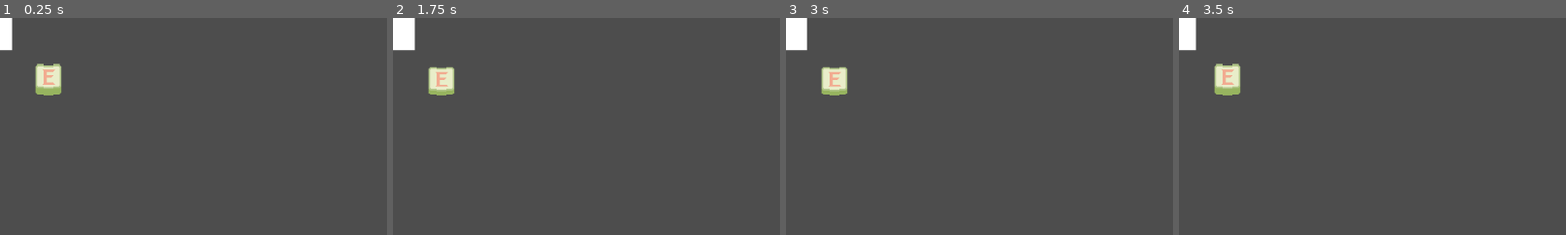
Above: before the commit, frames 1-4 (left to right).
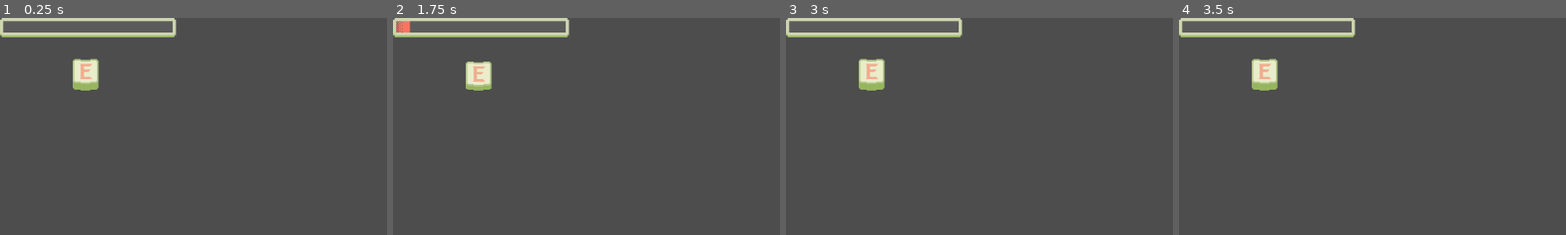
Above: after the commit, the same moments.

Repository: yjin910517/godot-puzzle-modules
Game: Godot game, scene res://Scenes/SmashKeyUI.tscn
Same seed, same stepped clock (60 frames per second), same inputs: the game is played once before the commit and once after it. The project has no main scene, so this scene is started directly.
Inputs:
- Up to frame 1 (0.25 s): no input
- Up to frame 2 (1.75 s): tap Enter at 0.5 s; hold Q (timed_press, bound only after the commit) 0.53-1.28 s; tap E (stir_smash) at 0.6, 1.55 s; tap Space (hold_space) at 1.25 s; tap Q (timed_press, bound only after the commit) at 1.35 s
- Up to frame 3 (3 s): tap Enter at 2 s; hold Space (hold_space) 2.03-2.78 s; tap Q (timed_press, bound only after the commit) at 2.3 s; tap E (stir_smash) at 2.85 s
- Up to frame 4 (3.5 s): no input
The pictures show only the part of the screen within x 0-50%, y 0-50%; the shares and areas given below are measured in that part.

The runs differ from the first frame. In frame 1, 4.2% of the frame differs, in the area x 0-46%, y 0-36%; in frame 2, 4.3%; in frame 3, 4.3%; in frame 4, 4.3%.

Commit message:
a countdown key module with progress node, improved bars

Diff:
--- a/egg_cooker/Scenes/CookingStove.tscn
+++ b/egg_cooker/Scenes/CookingStove.tscn
@@ -35,6 +35,7 @@
 grow_vertical = 2
 
 [node name="FryingPan" type="TextureRect" parent="."]
+layout_mode = 0
 offset_left = 95.0
 offset_top = 86.0
 offset_right = 203.0
--- /dev/null
+++ b/egg_cooker/Scenes/CountdownKeyUI.tscn
@@ -0,0 +1,26 @@
+[gd_scene load_steps=4 format=3 uid="uid://dcv8i0g8sh8q"]
+
+[ext_resource type="Script" path="res://Scripts/countdown_key_ui.gd" id="1_gjr5h"]
+[ext_resource type="Texture2D" uid="uid://cc3kkcka8msfx" path="res://Arts/countdown_key_over.png" id="2_ddqe1"]
+[ext_resource type="Texture2D" uid="uid://bjrbhflc2vi8x" path="res://Arts/countdown_key_progress.png" id="3_0pxbv"]
+
+[node name="TimedPressUI" type="Control"]
+layout_mode = 3
+anchors_preset = 15
+anchor_right = 1.0
+anchor_bottom = 1.0
+offset_right = -896.0
+offset_bottom = -476.0
+grow_horizontal = 2
+grow_vertical = 2
+script = ExtResource("1_gjr5h")
+
+[node name="Countdown" type="TextureProgressBar" parent="."]
+layout_mode = 0
+offset_right = 64.0
+offset_bottom = 64.0
+value = 100.0
+fill_mode = 4
+texture_over = ExtResource("2_ddqe1")
+texture_progress = ExtResource("3_0pxbv")
+tint_progress = Color(1, 1, 1, 0.670588)
--- a/egg_cooker/Scenes/SmashKeyUI.tscn
+++ b/egg_cooker/Scenes/SmashKeyUI.tscn
@@ -1,8 +1,10 @@
-[gd_scene load_steps=5 format=3 uid="uid://duri8wnmex1p5"]
+[gd_scene load_steps=7 format=3 uid="uid://duri8wnmex1p5"]
 
 [ext_resource type="Script" path="res://Scripts/smash_key_ui.gd" id="1_pw0i3"]
 [ext_resource type="Texture2D" uid="uid://dfeb4ofy6w1bt" path="res://Arts/smash_button_icon1.png" id="2_7lil7"]
+[ext_resource type="Texture2D" uid="uid://dkgaf6568thub" path="res://Arts/smash_bar.png" id="2_bu4gp"]
 [ext_resource type="Texture2D" uid="uid://c6lyghjiauaei" path="res://Arts/smash_button_icon2.png" id="3_5dnkf"]
+[ext_resource type="Texture2D" uid="uid://cc0u3f05tl11m" path="res://Arts/smash_bar_progress.png" id="3_qej62"]
 
 [sub_resource type="SpriteFrames" id="SpriteFrames_c8pvr"]
 animations = [{
@@ -26,17 +28,23 @@
 anchors_preset = 15
 anchor_right = 1.0
 anchor_bottom = 1.0
+offset_right = -742.0
+offset_bottom = -449.0
 grow_horizontal = 2
 grow_vertical = 2
 script = ExtResource("1_pw0i3")
 
-[node name="EnergyBar" type="ColorRect" parent="."]
+[node name="EnergyBar" type="TextureProgressBar" parent="."]
 layout_mode = 0
-offset_right = 15.0
-offset_bottom = 40.0
+offset_right = 218.0
+offset_bottom = 25.0
+step = 0.1
+value = 50.0
+texture_under = ExtResource("2_bu4gp")
+texture_progress = ExtResource("3_qej62")
 
 [node name="KeyIcon" type="AnimatedSprite2D" parent="."]
-position = Vector2(60, 77)
+position = Vector2(106, 71)
 sprite_frames = SubResource("SpriteFrames_c8pvr")
 animation = &"smash"
 frame_progress = 0.0336078
--- /dev/null
+++ b/egg_cooker/Scripts/countdown_key_ui.gd
@@ -0,0 +1,44 @@
+extends Control
+
+
+signal success_pressed()
+signal failed_to_press()
+
+
+@onready var timer = $Countdown
+
+const scaler = 10 # To give progress radial smoother change
+
+var countdown_time # Total countdown duration
+var time_left
+
+
+func _ready():
+	countdown_time = 5.0
+	time_left = countdown_time
+
+	timer.max_value = countdown_time * scaler  # Set the max value of the timer
+	timer.value = countdown_time * scaler     # Start the timer fully filled
+	set_process(true)
+
+
+func _process(delta):
+	if Input.is_action_pressed("timed_press"):
+		set_process(false)
+		_on_success_press()
+	elif time_left > 0:
+		time_left -= delta
+		timer.value = time_left * scaler
+	else:
+		set_process(false)  # Stop updating when time is up
+		_on_time_out()       # Handle timeout logic
+
+
+func _on_success_press():
+	print("Success!")
+	emit_signal("success_pressed")
+
+
+func _on_time_out():
+	print("Time's up! Mission failed.")
+	emit_signal("failed_to_press")
--- a/egg_cooker/Scripts/smash_key_ui.gd
+++ b/egg_cooker/Scripts/smash_key_ui.gd
@@ -19,8 +19,11 @@
 	is_reacting = true
 	smash_started = false
 
-	forward_speed = 700
-	backward_speed = 10
+	energy_bar.max_value = max_target
+	energy_bar.value = 0
+
+	forward_speed = 1200
+	backward_speed = 20
 
 
 func _process(delta):
@@ -30,18 +33,20 @@
 			key.play("smash")
 			smash_started = true
 
-			if energy_bar.size.x + forward_speed * delta <= max_target:
-				energy_bar.size.x += forward_speed * delta
+			if energy_bar.value + forward_speed * delta <= max_target:
+				energy_bar.value += forward_speed * delta
 			else:
-				energy_bar.size.x = max_target
+				energy_bar.value = max_target
 				is_reacting = false
 				print("Egg well stirred!")
 
 		# decrease the energy bar at a constant speed
 		if smash_started:
-			if energy_bar.size.x - backward_speed * delta > 0:
-				energy_bar.size.x -= backward_speed * delta
+			print("value", energy_bar.value )
+			print("change", backward_speed * delta)
+			if energy_bar.value - backward_speed * delta > 0:
+				energy_bar.value -= backward_speed * delta
 			else:
-				energy_bar.size.x = 0
+				energy_bar.value = 0
 				is_reacting = false
 				print("Mission failed")
--- a/egg_cooker/project.godot
+++ b/egg_cooker/project.godot
@@ -31,6 +31,11 @@
 "events": [Object(InputEventKey,"resource_local_to_scene":false,"resource_name":"","device":-1,"window_id":0,"alt_press …(192 unchanged characters)…
 ]
 }
+timed_press={
+"deadzone": 0.5,
+"events": [Object(InputEventKey,"resource_local_to_scene":false,"resource_name":"","device":-1,"window_id":0,"alt_pressed":false,"shift_pressed":false,"ctrl_pressed":false,"meta_pressed":false,"pressed":false,"keycode":0,"physical_keycode":81,"key_label":0,"unicode":113,"location":0,"echo":false,"script":null)
+]
+}
 
 [rendering]
 
Binary file added: egg_cooker/Arts/countdown_key_over.png
Not shown, added: egg_cooker/Arts/countdown_key_over.png.import
Binary file added: egg_cooker/Arts/countdown_key_progress.png
Not shown, added: egg_cooker/Arts/countdown_key_progress.png.import
Binary file added: egg_cooker/Arts/smash_bar.png
Not shown, added: egg_cooker/Arts/smash_bar.png.import
Binary file added: egg_cooker/Arts/smash_bar_progress.png
Not shown, added: egg_cooker/Arts/smash_bar_progress.png.import
Not shown, changed: aseprite-fresh-eggs/recipe_cooking/_assets_cooking_scene.aseprite
Not shown, added: aseprite-fresh-eggs/recipe_cooking/_assets_ui_bars.aseprite
Not shown, added: aseprite-fresh-eggs/recipe_cooking/countdown_key.aseprite
Not shown, removed: aseprite-fresh-eggs/recipe_cooking/hold_bars.aseprite
(and 1 more such lines)
